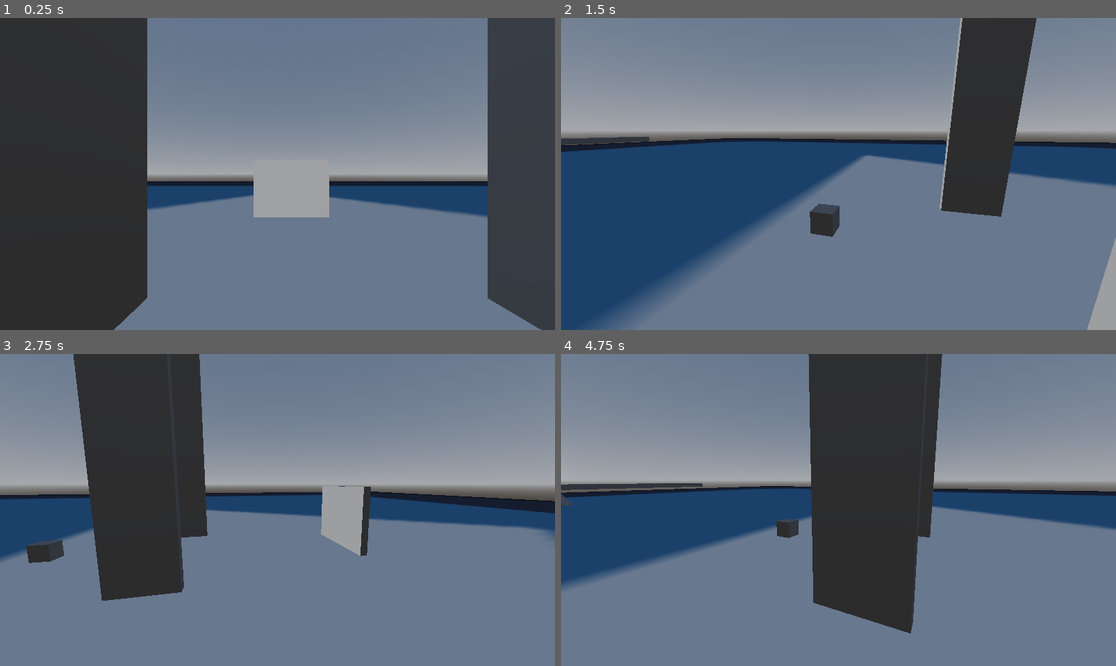
Above: before the commit, frames 1-4 (two rows, left to right).
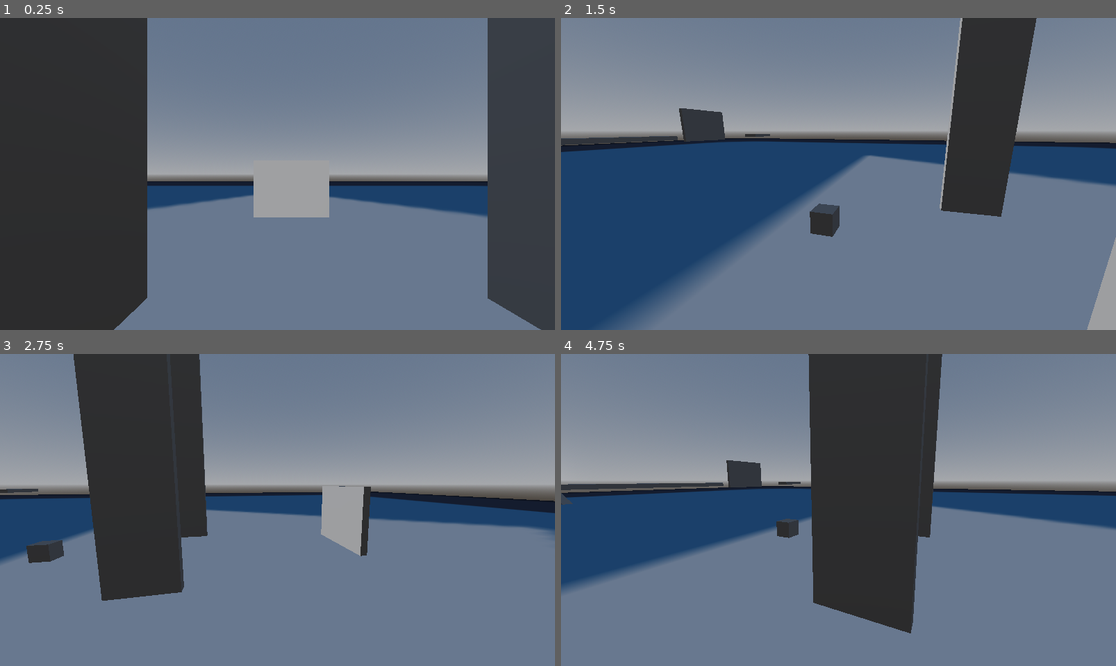
Above: after the commit, the same moments.

Repository: PedroKlemensov/megadungeon
Game: Godot game, scene res://fases/tests/teste1.tscn
Two runs of this game, one before a commit and one after it. Both use one fixed random seed, a clock stepped at 60 frames per second and the inputs below. The engine's default icon, where the game draws it, is replaced by a stand-in: a white triangle on a blue panel in a dark square.
Inputs (mouse positions are in pixels of both pictures, inside the frame that each line leads up to):
- Up to frame 1 (0.25 s): no input
- Up to frame 2 (1.5 s): move the mouse to (960, 158) at 0.52 s; hold D (right) 0.53-1.28 s; tap Space (junp) at 0.6 s; click (960, 158) at 0.67 s; move the mouse to (810, 174) at 1.27 s; hold S (down) from 1.28 s (still down); tap W (front) at 1.35 s
- Up to frame 3 (2.75 s): tap Space (junp) at 1.55, 2.1 s; move the mouse to (288, 503) at 2.02 s; release S (down) at 2.03 s; hold D (right) from 2.03 s (still down)
- Up to frame 4 (4.75 s): move the mouse to (832, 516) at 2.77 s; tap Shift (sprint) at 2.85 s; tap Space (junp) at 3.05, 3.6, 4.55 s; move the mouse to (877, 513) at 3.52 s; release D (right) at 3.53 s; hold A (left) from 3.53 s (still down); move the mouse to (794, 506) at 4.27 s; tap W (front) at 4.35 s

The runs differ from the first frame. In frame 1, less than 0.1% of the frame differs, in the area x 21-22%, y 98-99%; in frame 2, 0.9%, in the area x 0-79%, y 28-64%; in frame 3, less than 0.1%; in frame 4, 0.6%.

Commit message:
correção no pulo na parede e ajuste na zona de teste

Diff:
--- a/Scripts/Jogador/jogadorS.gd
+++ b/Scripts/Jogador/jogadorS.gd
@@ -21,6 +21,7 @@
 
 const JUMP_VELOCITY = 7
 
+var Pjump = true
 var Sjump = true
 
 func _ready():
@@ -54,6 +55,7 @@
 
 	if is_on_floor():
 		Sjump = true
+		Pjump = true
 
 #corrida
 	var speed := BASE_SPEED * (RUN_MULT if Input.is_action_pressed("sprint") else 1.0)
@@ -84,17 +86,22 @@
 #timer para o pulo
 	if is_on_floor():
 		coyote_timer = coyote_time
+	elif is_on_wall_only():
+		coyote_timer = coyote_time
 	else:
 		coyote_timer -= delta
 
 # Pulo
 	if Input.is_action_just_pressed("junp"):
-		if is_on_floor() or coyote_timer > 0.0:
+		if is_on_floor() or coyote_timer > 0.0 and Pjump:
 			velocity.y = JUMP_VELOCITY
 			coyote_timer = 0.0
-		elif is_on_wall_only() and Sjump:
+			Pjump = false
+		elif is_on_wall_only() and Sjump and coyote_timer > 0.0:
 			velocity.y = JUMP_VELOCITY
+			print("MUITO FODA CARA")
 			Sjump = false
+			coyote_timer = 0.0
 
 
 
--- a/areas/testes/teste1.tscn
+++ b/areas/testes/teste1.tscn
@@ -53,6 +53,18 @@
 [sub_resource type="ConcavePolygonShape3D" id="ConcavePolygonShape3D_2wi4d"]
 data = PackedVector3Array(-5, 1.5, 0.5, 5, -1.5, 0.5, -5, -1.5, 0.5, -5, 1.5, -0.5, -5, -1.5, -0.5, 5, -1.5, -0.5, -5,  …(262 unchanged characters)…
 
+[sub_resource type="BoxMesh" id="BoxMesh_ryj0l"]
+size = Vector3(15, 10, 1)
+
+[sub_resource type="ConcavePolygonShape3D" id="ConcavePolygonShape3D_ydcnf"]
+data = PackedVector3Array(-7.5, 5, 0.5, 7.5, 5, 0.5, -7.5, -5, 0.5, 7.5, 5, 0.5, 7.5, -5, 0.5, -7.5, -5, 0.5, 7.5, 5, -0.5, -7.5, 5, -0.5, 7.5, -5, -0.5, -7.5, 5, -0.5, -7.5, -5, -0.5, 7.5, -5, -0.5, 7.5, 5, 0.5, 7.5, 5, -0.5, 7.5, -5, 0.5, 7.5, 5, -0.5, 7.5, -5, -0.5, 7.5, -5, 0.5, -7.5, 5, -0.5, -7.5, 5, 0.5, -7.5, -5, -0.5, -7.5, 5, 0.5, -7.5, -5, 0.5, -7.5, -5, -0.5, 7.5, 5, 0.5, -7.5, 5, 0.5, 7.5, 5, -0.5, -7.5, 5, 0.5, -7.5, 5, -0.5, 7.5, 5, -0.5, -7.5, -5, 0.5, 7.5, -5, 0.5, -7.5, -5, -0.5, 7.5, -5, 0.5, 7.5, -5, -0.5, -7.5, -5, -0.5)
+
+[sub_resource type="BoxMesh" id="BoxMesh_h6gwg"]
+size = Vector3(10, 1, 5)
+
+[sub_resource type="ConcavePolygonShape3D" id="ConcavePolygonShape3D_c3a71"]
+data = PackedVector3Array(-5, 0.5, 2.5, 5, 0.5, 2.5, -5, -0.5, 2.5, 5, 0.5, 2.5, 5, -0.5, 2.5, -5, -0.5, 2.5, 5, 0.5, -2.5, -5, 0.5, -2.5, 5, -0.5, -2.5, -5, 0.5, -2.5, -5, -0.5, -2.5, 5, -0.5, -2.5, 5, 0.5, 2.5, 5, 0.5, -2.5, 5, -0.5, 2.5, 5, 0.5, -2.5, 5, -0.5, -2.5, 5, -0.5, 2.5, -5, 0.5, -2.5, -5, 0.5, 2.5, -5, -0.5, -2.5, -5, 0.5, 2.5, -5, -0.5, 2.5, -5, -0.5, -2.5, 5, 0.5, 2.5, -5, 0.5, 2.5, 5, 0.5, -2.5, -5, 0.5, 2.5, -5, 0.5, -2.5, 5, 0.5, -2.5, -5, -0.5, 2.5, 5, -0.5, 2.5, -5, -0.5, -2.5, 5, -0.5, 2.5, 5, -0.5, -2.5, -5, -0.5, -2.5)
+
 [node name="FaseT" type="Node3D"]
 
 [node name="DirectionalLight3D" type="DirectionalLight3D" parent="."]
@@ -62,7 +74,6 @@
 environment = SubResource("Environment_ydcnf")
 
 [node name="chao" type="MeshInstance3D" parent="."]
-transform = Transform3D(1, 0, 0, 0, 1, 0, 0, 0, 1, 0, 0, 0.3523445)
 mesh = SubResource("PlaneMesh_h41vn")
 
 [node name="StaticBody3D" type="StaticBody3D" parent="chao"]
@@ -71,59 +82,89 @@
 [node name="CollisionShape3D" type="CollisionShape3D" parent="chao/StaticBody3D"]
 shape = SubResource("BoxShape3D_h41vn")
 
-[node name="MeshInstance3D" type="MeshInstance3D" parent="."]
+[node name="Parte1" type="Node3D" parent="."]
+
+[node name="parede padaro" type="MeshInstance3D" parent="Parte1"]
 transform = Transform3D(1, 0, 0, 0, 1, 0, 0, 0, 1, 0, 2.0428114, -19.219196)
 mesh = SubResource("BoxMesh_h41vn")
 skin = SubResource("Skin_2wi4d")
+skeleton = NodePath("../..")
 
-[node name="StaticBody3D" type="StaticBody3D" parent="MeshInstance3D"]
+[node name="StaticBody3D" type="StaticBody3D" parent="Parte1/parede padaro"]
 
-[node name="CollisionShape3D" type="CollisionShape3D" parent="MeshInstance3D/StaticBody3D"]
+[node name="CollisionShape3D" type="CollisionShape3D" parent="Parte1/parede padaro/StaticBody3D"]
 shape = SubResource("BoxShape3D_ydcnf")
 
-[node name="parede 1" type="MeshInstance3D" parent="."]
+[node name="parede 1" type="MeshInstance3D" parent="Parte1"]
 unique_name_in_owner = true
 transform = Transform3D(-4.371139e-08, 0, 1, 0, 1, 0, -1, 0, -4.371139e-08, 5, 9, -7)
 mesh = SubResource("BoxMesh_2wi4d")
+skeleton = NodePath("../..")
 
-[node name="StaticBody3D" type="StaticBody3D" parent="parede 1"]
+[node name="StaticBody3D" type="StaticBody3D" parent="Parte1/parede 1"]
 
-[node name="CollisionShape3D" type="CollisionShape3D" parent="parede 1/StaticBody3D"]
+[node name="CollisionShape3D" type="CollisionShape3D" parent="Parte1/parede 1/StaticBody3D"]
 shape = SubResource("BoxShape3D_vxksq")
 
-[node name="parede 2" type="MeshInstance3D" parent="."]
+[node name="parede 2" type="MeshInstance3D" parent="Parte1"]
 unique_name_in_owner = true
 transform = Transform3D(-4.3711385e-08, 0, 0.99999994, 0, 1, 0, -0.99999994, 0, -4.3711385e-08, -5, 9, -7)
 mesh = SubResource("BoxMesh_2wi4d")
+skeleton = NodePath("../..")
 
-[node name="StaticBody3D" type="StaticBody3D" parent="parede 2"]
+[node name="StaticBody3D" type="StaticBody3D" parent="Parte1/parede 2"]
 
-[node name="CollisionShape3D" type="CollisionShape3D" parent="parede 2/StaticBody3D"]
+[node name="CollisionShape3D" type="CollisionShape3D" parent="Parte1/parede 2/StaticBody3D"]
 shape = SubResource("BoxShape3D_vxksq")
 
-[node name="MeshInstance3D2" type="MeshInstance3D" parent="."]
+[node name="cubo mega inortante" type="MeshInstance3D" parent="Parte1"]
 transform = Transform3D(1, 0, 0, 0, 1, 0, 0, 0, 1, -0.011706591, 0.79099387, 0)
 mesh = SubResource("BoxMesh_ydcnf")
+skeleton = NodePath("../..")
 
-[node name="StaticBody3D" type="StaticBody3D" parent="MeshInstance3D2"]
+[node name="StaticBody3D" type="StaticBody3D" parent="Parte1/cubo mega inortante"]
 
-[node name="CollisionShape3D" type="CollisionShape3D" parent="MeshInstance3D2/StaticBody3D"]
+[node name="CollisionShape3D" type="CollisionShape3D" parent="Parte1/cubo mega inortante/StaticBody3D"]
 shape = SubResource("ConcavePolygonShape3D_vxksq")
 
-[node name="MeshInstance3D3" type="MeshInstance3D" parent="."]
-transform = Transform3D(1, 0, 0, 0, 1, 0, 0, 0, 1, -0.90993035, 2.6573324, 56.68661)
+[node name="Parte2" type="Node3D" parent="."]
+
+[node name="CHAO!" type="MeshInstance3D" parent="Parte2"]
+transform = Transform3D(1, 0, 0, 0, 1, 0, 0, 0, 1, -7.400923, 2.6573324, 56.68661)
 mesh = SubResource("BoxMesh_vxksq")
+skeleton = NodePath("../..")
 
-[node name="StaticBody3D" type="StaticBody3D" parent="MeshInstance3D3"]
+[node name="StaticBody3D" type="StaticBody3D" parent="Parte2/CHAO!"]
 
-[node name="CollisionShape3D" type="CollisionShape3D" parent="MeshInstance3D3/StaticBody3D"]
+[node name="CollisionShape3D" type="CollisionShape3D" parent="Parte2/CHAO!/StaticBody3D"]
 shape = SubResource("ConcavePolygonShape3D_ryj0l")
 
-[node name="MeshInstance3D4" type="MeshInstance3D" parent="."]
-transform = Transform3D(-4.371139e-08, 0, 1, 0, 1, 0, -1, 0, -4.371139e-08, 0.771, 1.5, 49.221)
+[node name="RAMPA1" type="MeshInstance3D" parent="Parte2"]
+transform = Transform3D(-4.371139e-08, 0, 1, 0, 1, 0, -1, 0, -4.371139e-08, 0.771, 1.6635466, 49.221)
 mesh = SubResource("PrismMesh_h6gwg")
+skeleton = NodePath("../..")
 
-[node name="StaticBody3D" type="StaticBody3D" parent="MeshInstance3D4"]
+[node name="StaticBody3D" type="StaticBody3D" parent="Parte2/RAMPA1"]
 
-[node name="CollisionShape3D" type="CollisionShape3D" parent="MeshInstance3D4/StaticBody3D"]
+[node name="CollisionShape3D" type="CollisionShape3D" parent="Parte2/RAMPA1/StaticBody3D"]
 shape = SubResource("ConcavePolygonShape3D_2wi4d")
+
+[node name="parede3" type="MeshInstance3D" parent="Parte2"]
+transform = Transform3D(1, 0, 0, 0, 1, 0, 0, 0, 1, -47.368126, 6.296365, 61.783325)
+mesh = SubResource("BoxMesh_ryj0l")
+skeleton = NodePath("../..")
+
+[node name="StaticBody3D" type="StaticBody3D" parent="Parte2/parede3"]
+
+[node name="CollisionShape3D" type="CollisionShape3D" parent="Parte2/parede3/StaticBody3D"]
+shape = SubResource("ConcavePolygonShape3D_ydcnf")
+
+[node name="MeshInstance3D" type="MeshInstance3D" parent="Parte2"]
+transform = Transform3D(1, 0, 0, 0, 1, 0, 0, 0, 1, -67.90292, 2.657, 56.445427)
+mesh = SubResource("BoxMesh_h6gwg")
+skeleton = NodePath("../..")
+
+[node name="StaticBody3D" type="StaticBody3D" parent="Parte2/MeshInstance3D"]
+
+[node name="CollisionShape3D" type="CollisionShape3D" parent="Parte2/MeshInstance3D/StaticBody3D"]
+shape = SubResource("ConcavePolygonShape3D_c3a71")
Not shown: 1 places in areas/testes/teste1.tscn that only renumber resources
